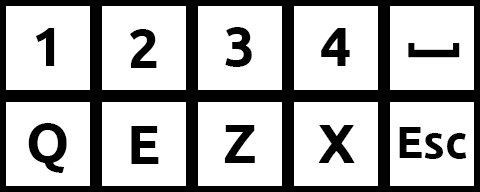
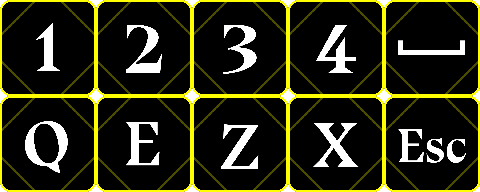
Revision of a layered 480x192 image; what changed, layer by layer:
hid "Esc copy" over [399, 127, 467, 159]
hid "Rectangle 1 copy 6" over [384, 96, 480, 192]
added layer "Xk" above "Space" over [288, 96, 384, 192]
added layer "Space" above "Q" over [384, 0, 480, 96]
added layer "Q" (1st of 2) above "Escape" over [0, 96, 96, 192]
added layer "Escape" above "E" over [384, 96, 480, 192]
added layer "E" (1st of 2) above "Z" over [96, 96, 192, 192]
added layer "Z" (1st of 2) above "2" over [192, 96, 288, 192]
added layer "2" (1st of 2) above "1" over [96, 0, 192, 96]
added layer "1" (1st of 2) above "4" over [0, 0, 96, 96]
added layer "4" (1st of 2) above "3" over [288, 0, 384, 96]
added layer "3" (1st of 2) above "[" over [192, 0, 288, 96]
hid "Rectangle 1 copy 4" over [384, 0, 480, 96]
hid "X" over [318, 125, 355, 163]
hid "Rectangle 1 copy 5" (1st of 4) over [288, 96, 384, 192]
hid "Z" (2nd of 2) over [224, 125, 255, 163]
hid "Rectangle 1 copy 5" (2nd of 4) over [192, 96, 288, 192]
hid "Rectangle 1 copy 5" (3rd of 4) over [96, 96, 192, 192]
hid "Q" (2nd of 2) over [28, 123, 67, 173]
hid "Rectangle 1 copy 5" (4th of 4) over [0, 96, 96, 192]
hid "Rectangle 1 copy 3" over [288, 0, 384, 96]
hid "Rectangle 1 copy 2" over [192, 0, 288, 96]
hid "Rectangle 1 copy" over [96, 0, 192, 96]
hid "Rectangle 1" over [0, 0, 96, 96]
…and 6 more changes (6 visibility)
